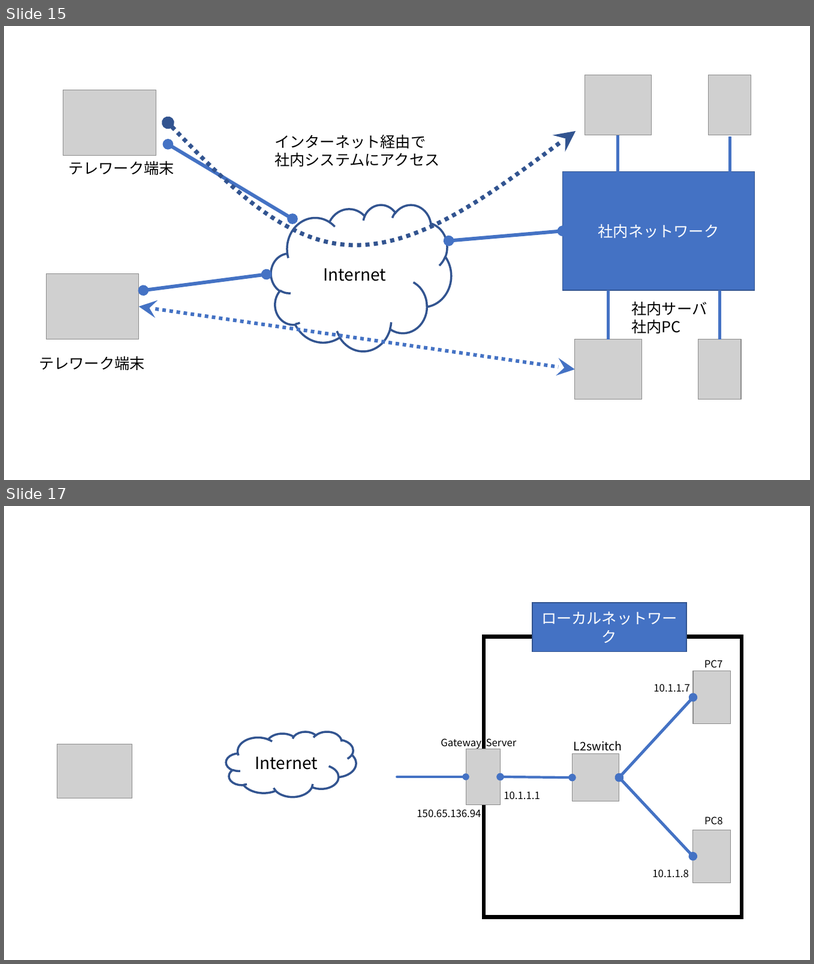
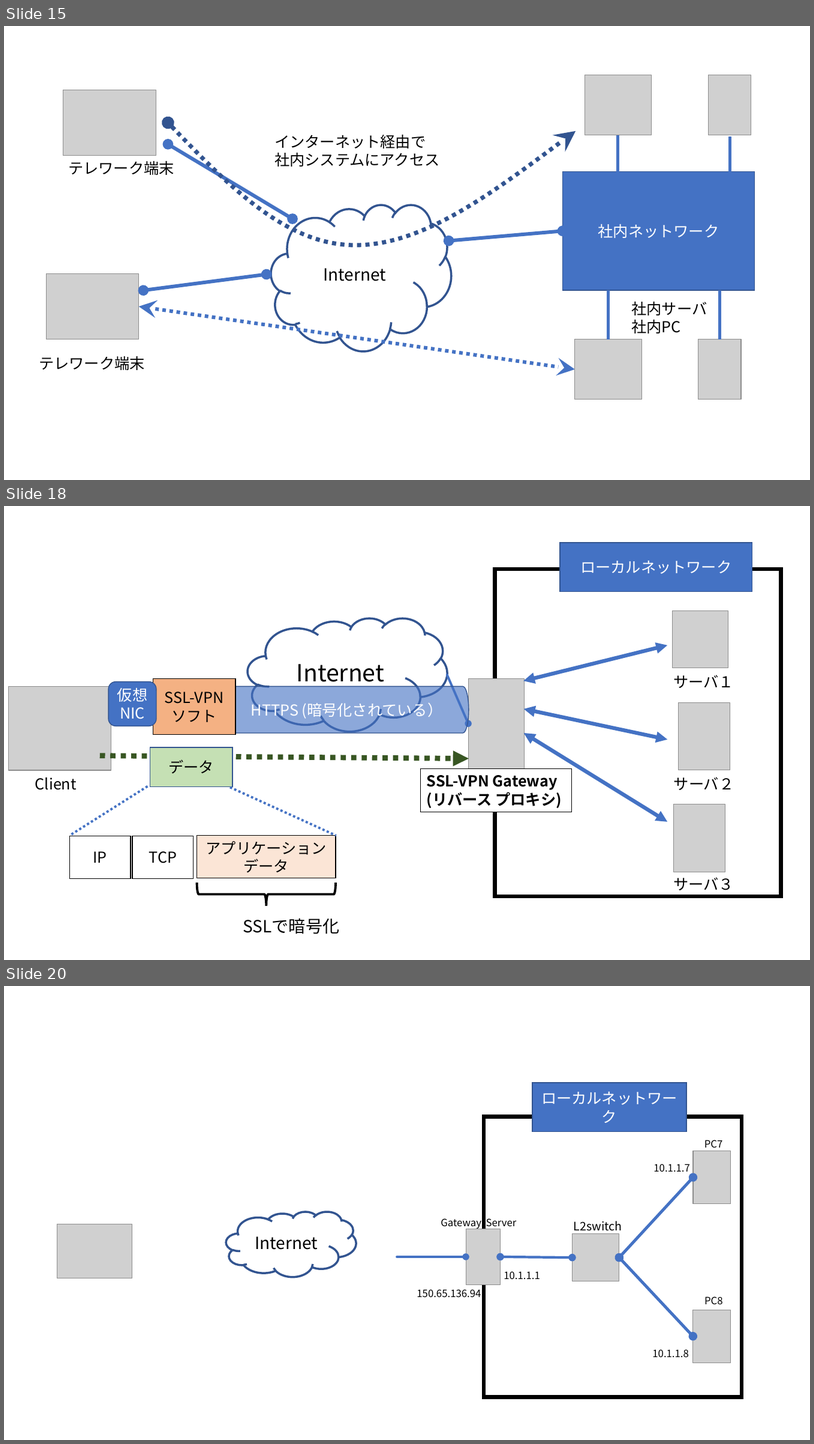
Before and after one commit to Alice-to-Bob/Graduate_School, a slide deck: SUBTHEME/graphs/network_archtecture.pptx. Shown one above the other, each under a label of ours: slides 15 and 17 before the commit, slides 15, 18 and 20 after it; the slides between them are not shown. The pictures are 814x964 and 814x1444 pixels, drawn with LibreOffice and Linux fonts; fonts in the diff are those of the drawing; grey boxes stand for pictures. Boxes give left, top, right and bottom in pixels: in the first picture for what was removed or moved away, otherwise in the second. Text is boxed around its words. In the diff, an @@ line names an element or a change of style, - is before the commit and + after.

```diff
--- a/SUBTHEME/graphs/network_archtecture.pptx
+++ b/SUBTHEME/graphs/network_archtecture.pptx
@@ slide 18 added at bbox=[4, 506, 810, 960], background #FFFFFF @@
@@ rectangle added at bbox=[561, 543, 753, 592], fill #4472C4, outline #325491 1 pt, 18 pt, text #FFFFFF @@
+ローカルネットワーク
@@ rectangle added at bbox=[495, 569, 782, 896], fill #FFFFFF, outline #000000 4.5 pt @@
@@ picture added at bbox=[673, 610, 729, 667] @@
@@ cloud added at bbox=[248, 618, 447, 731], fill #FFFFFF, outline #325491 2.5 pt, 28 pt, text #000000 @@
+Internet
@@ double arrow added from (524, 681) to (668, 645), #4472C4 4.5 pt @@
@@ rounded rectangle added at bbox=[108, 681, 156, 726], fill #4472C4, outline #325491 1 pt, 18 pt, text #FFFFFF @@
+仮想NIC
@@ rectangle added at bbox=[153, 678, 236, 734], fill #F4B183, outline #000000 1 pt, 18 pt, text #000000 @@
+SSL-VPNソフト
@@ arrow added from (447, 675) to (468, 723), #4472C4 2.75 pt @@
@@ picture added at bbox=[468, 678, 524, 769] @@
@@ text added at bbox=[674, 675, 734, 688], 18 pt, text #000000 @@
+サーバ１
@@ picture added at bbox=[9, 686, 111, 771] @@
@@ cylinder added at bbox=[219, 686, 469, 733], fill #4472C4 at 61% opacity, outline #325491 1 pt, 18 pt, text #FFFFFF @@
+HTTPS (暗号化されている）
@@ picture added at bbox=[679, 703, 731, 771] @@
@@ double arrow added from (524, 709) to (668, 739), #4472C4 4.5 pt @@
@@ double arrow added from (524, 733) to (668, 822), #4472C4 4.5 pt @@
@@ arrow added from (100, 755) to (469, 758), #385723 6.25 pt dashed @@
@@ rectangle added at bbox=[150, 747, 233, 787], fill #C5E0B4, outline #325491 1 pt, 18 pt, text #000000 @@
+データ
@@ rectangle added at bbox=[421, 769, 572, 811], fill #FFFFFF, outline #000000 0.75 pt, 18 pt, text #000000, bold @@
+SSL-VPN Gateway
+(リバース プロキシ)
@@ text added at bbox=[35, 777, 77, 790], 18 pt, text #000000 @@
+Client
@@ line added from (148, 786) to (70, 835), #4472C4 2.75 pt dashed @@
@@ line added from (230, 787) to (336, 835), #4472C4 2.75 pt dashed @@
@@ text added at bbox=[674, 777, 735, 790], 18 pt, text #000000 @@
+サーバ２
@@ picture added at bbox=[674, 804, 726, 872] @@
@@ rectangle added at bbox=[70, 835, 131, 878], fill #FFFFFF, outline #000000 1 pt, 18 pt, text #000000 @@
+IP
@@ rectangle added at bbox=[132, 835, 194, 878], fill #FFFFFF, outline #000000 1 pt, 18 pt, text #000000 @@
+TCP
@@ rectangle added at bbox=[197, 835, 336, 877], fill #FBE5D6, outline #000000 1 pt, 18 pt, text #000000 @@
+アプリケーションデータ
@@ left brace added at bbox=[197, 883, 336, 906], outline #000000 2.75 pt @@
@@ text added at bbox=[674, 877, 734, 890], 18 pt, text #000000 @@
+サーバ３
@@ text added at bbox=[243, 918, 339, 934], 20 pt, text #000000 @@
+SSLで暗号化
@@ what was slide 17 is now slide 20 @@
```
Also in this commit, not shown: 2 slides changed, 2 other slides added, 12 other files.
